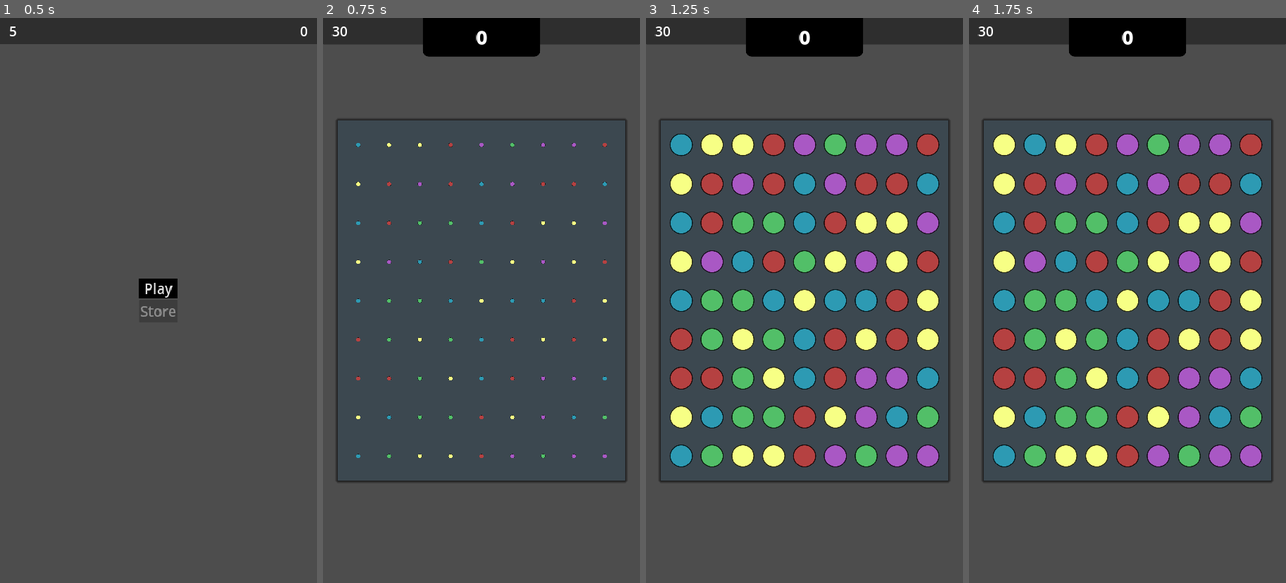
Above: before the commit, frames 1-4 (left to right).
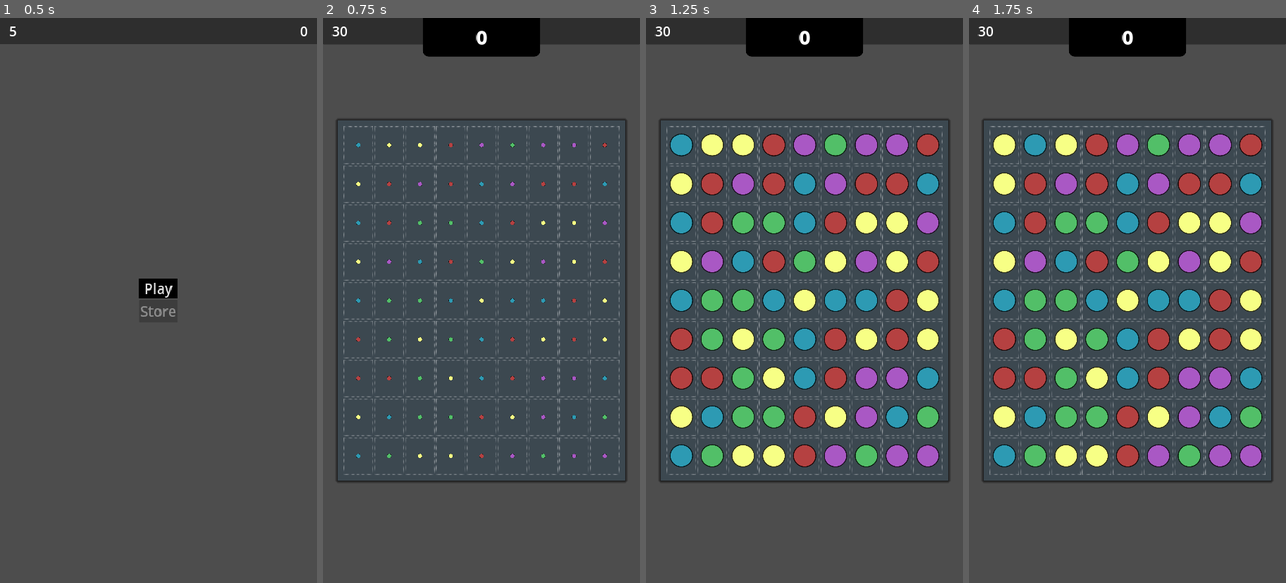
Above: after the commit, the same moments.

Repository: kuma-gee/holo-crush
Game: Godot game, scene res://src/start.tscn
Same seed, same stepped clock (60 frames per second), same inputs: the game is played once before the commit and once after it. The engine's default icon, where the game draws it, is replaced by a stand-in: a white triangle on a blue panel in a dark square.
Inputs (mouse positions are in pixels of both pictures, inside the frame that each line leads up to):
- Up to frame 1 (0.5 s): no input
- Up to frame 2 (0.75 s): click "Play" at 0.5 s
- Up to frame 3 (1.25 s): no input
- Up to frame 4 (1.75 s): tap Enter at 1.25 s; drag from (1003, 142) to (1159, 176) at 1.27 s

Frame 1 is identical in both runs. In frame 2, 2.6% of the frame differs, in the area x 6-94%, y 19-81%; in frame 3, 3.8%; in frame 4, 3.8%.

Commit message:
add highlight shader

Diff:
--- a/godot/src/game.tscn
+++ b/godot/src/game.tscn
@@ -97,8 +97,6 @@
 
 [node name="Grid" type="GridContainer" parent="Main/AspectRatioContainer/MarginContainer/MarginContainer2" node_paths=PackedStringArray("data", "pieces_root")]
 layout_mode = 2
-theme_override_constants/h_separation = 5
-theme_override_constants/v_separation = 5
 script = ExtResource("2_gsofw")
 slot_scene = ExtResource("2_4abeq")
 data = NodePath("../../../../../Data")
--- /dev/null
+++ b/godot/src/grid/highlight.gdshader
@@ -0,0 +1,47 @@
+shader_type canvas_item;
+
+uniform float frequency = 10.0; // Controls the number of dots
+uniform float phase = 0.0; // Controls the rotation of the circle
+
+uniform float size = 0.05;
+uniform float speed = 1.0;
+
+void fragment() {
+	vec2 center = vec2(0.5);
+	vec2 dist = UV - center;
+
+	float threshold = 0.5 - size;
+	float d = max(abs(dist.x), abs(dist.y));
+	float a = 1.0 * smoothstep(size, 0.55, d);
+
+	float angle = atan(dist.y, dist.x);
+	if (angle < 0.0) {
+		angle += 2.0 * PI;
+	}
+	float wave = 0.5 * sin(frequency * angle + TIME * speed) + 0.5;
+
+	COLOR = COLOR;
+	COLOR.a *= a * wave; // smoothstep(0.3, 0.5, wave);
+
+//	if (abs(dist.x) < 0.5 || abs(dist.y) < 0.5) {
+//		COLOR = vec4(0.0);
+//	} else {
+
+//	float outer_radius = diameter / 2.0;
+//	float inner_radius = outer_radius - thickness;
+//	float outer_circle = step(length(pos), outer_radius);
+//	float inner_circle = step(length(pos), inner_radius);
+//
+//
+//	float angle = atan(pos.y, pos.x);
+//	if (angle < 0.0) {
+//	angle += 2.0 * PI;
+//	}
+//
+//	float wave = 0.5 * sin(frequency * angle + phase) + 0.5;
+//
+//
+//	float ring = outer_circle - inner_circle;
+//	ring *= step(0.5, wave);
+//	COLOR = vec4(color.rgb, ring * color.a);
+}
--- a/godot/src/grid/slot.tscn
+++ b/godot/src/grid/slot.tscn
@@ -1,10 +1,18 @@
-[gd_scene load_steps=6 format=3 uid="uid://diptf1fbeqwco"]
+[gd_scene load_steps=8 format=3 uid="uid://diptf1fbeqwco"]
 
 [ext_resource type="Script" path="res://src/grid/slot.gd" id="1_ysysd"]
+[ext_resource type="Shader" path="res://src/grid/highlight.gdshader" id="2_aqplq"]
 [ext_resource type="Script" path="res://src/grid/SwipeControl.gd" id="2_arkt7"]
 [ext_resource type="AudioStream" uid="uid://bdvv60tqtat27" path="res://assets/sound/カーソル移動9.mp3" id="3_iqce0"]
 [ext_resource type="AudioStream" uid="uid://d1nk5wmji7rr0" path="res://assets/sound/カーソル移動3.mp3" id="4_bo2sh"]
 [ext_resource type="AudioStream" uid="uid://d12kbr3s2031k" path="res://assets/sound/ニュッ2.mp3" id="5_002jb"]
+
+[sub_resource type="ShaderMaterial" id="ShaderMaterial_g606w"]
+shader = ExtResource("2_aqplq")
+shader_parameter/frequency = 19.235
+shader_parameter/phase = -6.635
+shader_parameter/size = 0.45
+shader_parameter/speed = 3.0
 
 [node name="Slot" type="Control"]
 layout_mode = 3
@@ -15,15 +23,14 @@
 size_flags_vertical = 3
 script = ExtResource("1_ysysd")
 
-[node name="ColorRect" type="ColorRect" parent="."]
-visible = false
+[node name="Highlight" type="ColorRect" parent="."]
+material = SubResource("ShaderMaterial_g606w")
 layout_mode = 1
 anchors_preset = 15
 anchor_right = 1.0
 anchor_bottom = 1.0
 grow_horizontal = 2
 grow_vertical = 2
-color = Color(1, 1, 1, 0.196078)
 
 [node name="SwipeControl" type="Control" parent="."]
 layout_mode = 1
--- a/godot/src/piece/basic_blue.tscn
+++ b/godot/src/piece/basic_blue.tscn
@@ -153,7 +153,6 @@
 slight_move_distance = null
 
 [node name="BackColor" type="ColorRect" parent="." index="0"]
-visible = false
 material = SubResource("ShaderMaterial_yj06x")
 offset_left = -80.0
 offset_top = -80.0
--- a/godot/src/piece/basic_green.tscn
+++ b/godot/src/piece/basic_green.tscn
@@ -3,8 +3,6 @@
 [ext_resource type="PackedScene" uid="uid://cmwklckfgwegu" path="res://src/piece/basic_blue.tscn" id="1_f5la7"]
 
 [node name="BasicGreen" instance=ExtResource("1_f5la7")]
-type = null
-slight_move_distance = null
 
 [node name="Sprite2D" parent="." index="1"]
 modulate = Color(0.321569, 0.74902, 0.407843, 1)
